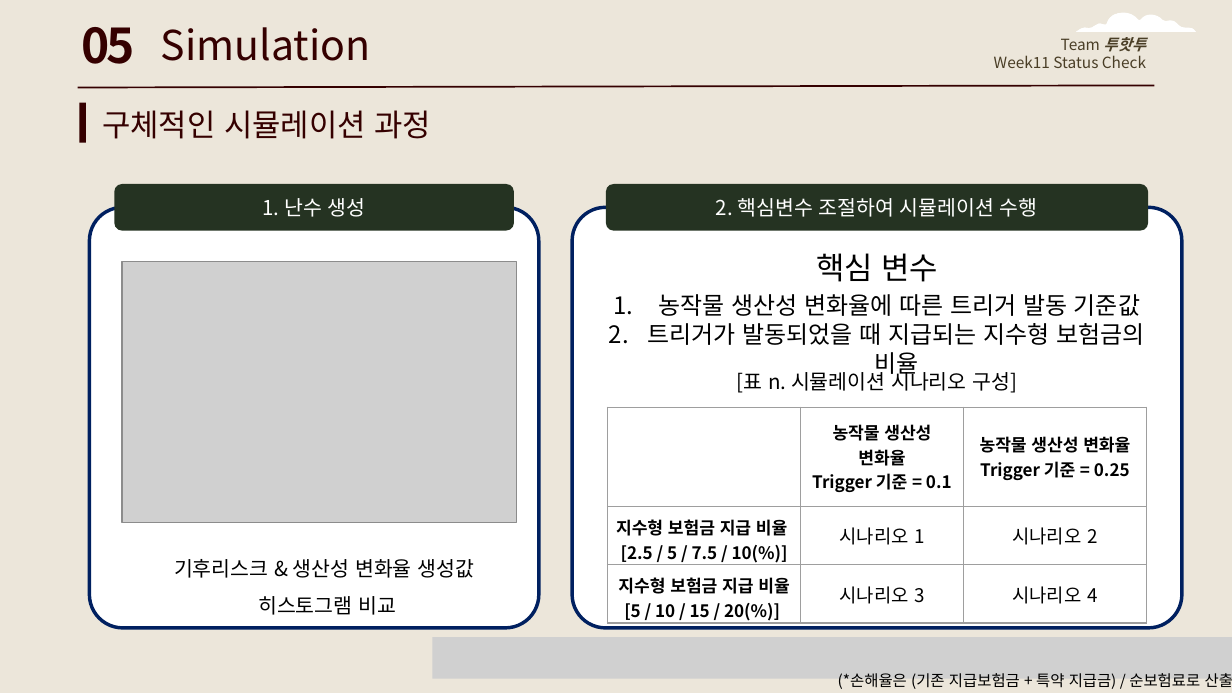
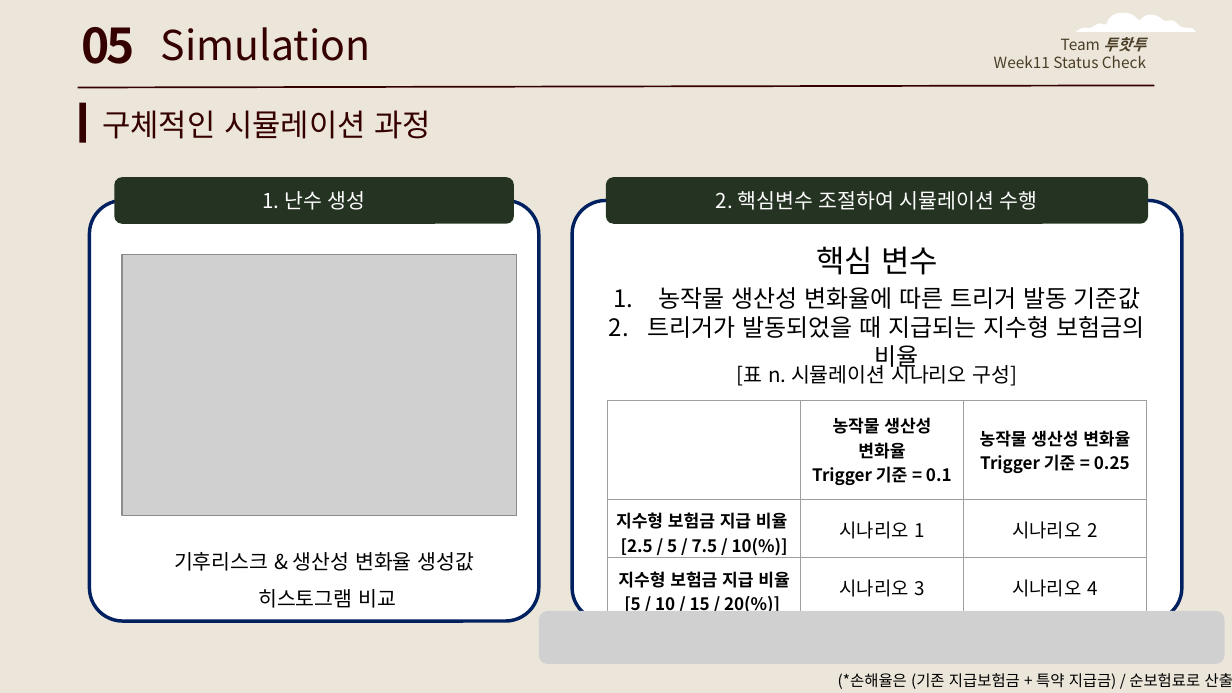
Before and after one commit to NamYoonJi/capstone-project-slides, a slide deck: slide 32 of week 12 mid progress report.pptx. Drawn at 1232x693 pixels with LibreOffice and Linux fonts; fonts in the diff are those of the drawing; grey boxes stand for pictures. Boxes give left, top, right and bottom in pixels: in the first picture for what was removed or moved away, otherwise in the second. Text is boxed around its words. In the diff, an @@ line names an element or a change of style, - is before the commit and + after.

```diff
--- a/week 12 mid progress report.pptx
+++ b/week 12 mid progress report.pptx
@@ 4 rounded rectangles, 4 texts, 1 picture: place and size @@
-4 rounded rectangles, 4 texts, 1 picture at (90,184,1181,627)
+4 rounded rectangles, 4 texts, 1 picture at (90,177,1181,621)
@@ table: place and size @@
-table at (607,407,1147,627)
+table at (607,400,1147,615)
@@ picture added at (538,611,1225,664) @@
@@ picture removed at (432,637,1232,679) @@
```
Also in this commit, not shown: 5 other slides changed.
